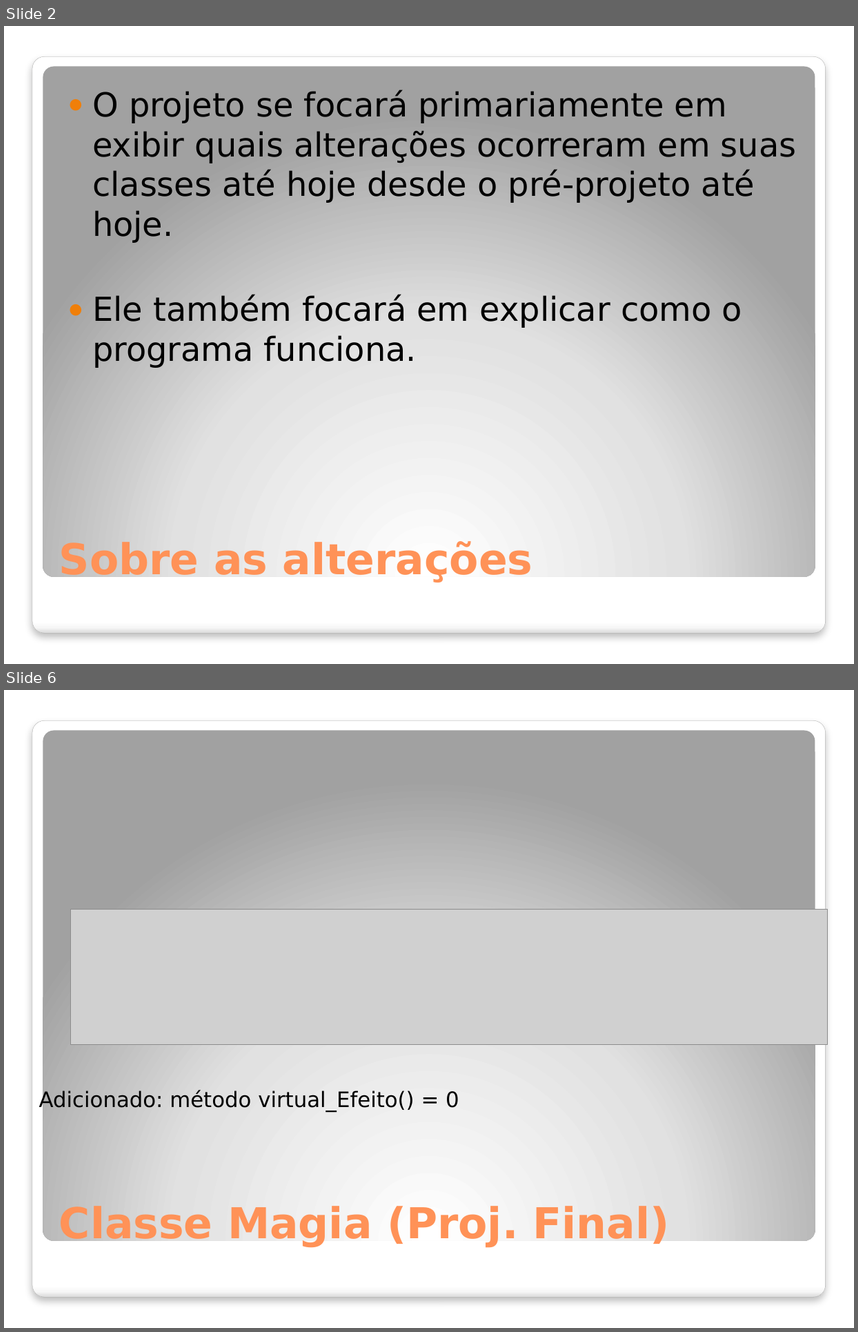
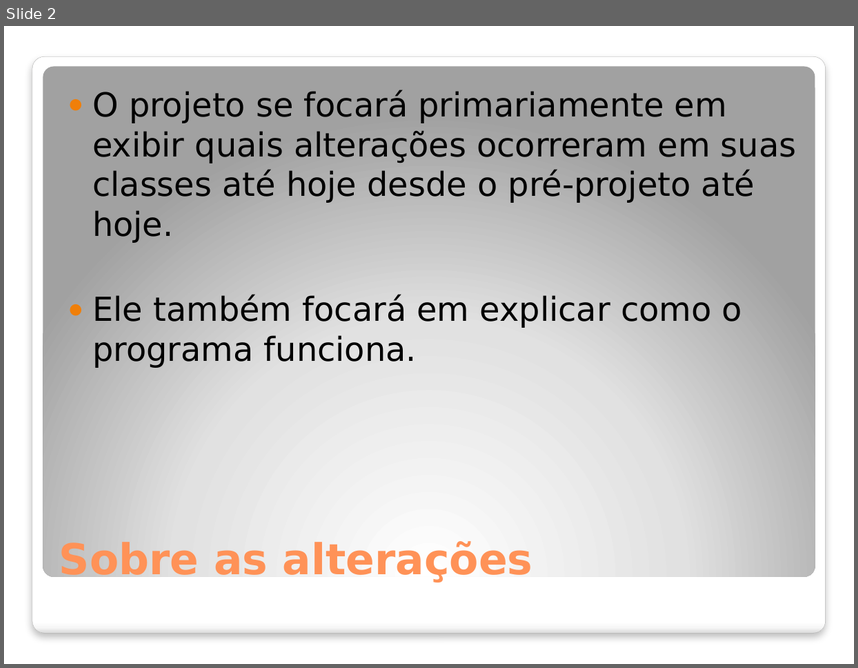
Before and after one commit to Sairaf/ToF2, a slide deck: Apresentação slide/Prog II projeto final.pptx. Shown one above the other, each under a label of ours: slides 2 and 6 before the commit, slide 2 after it; the slides between them are not shown. The pictures are 858x1332 and 858x668 pixels, drawn with LibreOffice and Linux fonts; fonts in the diff are those of the drawing; grey boxes stand for pictures; background and template pictures are left out. Boxes give left, top, right and bottom in pixels: in the first picture for what was removed or moved away, otherwise in the second. Text is boxed around its words. In the diff, an @@ line names an element or a change of style, - is before the commit and + after.

```diff
--- a/Apresentação slide/Prog II projeto final.pptx
+++ b/Apresentação slide/Prog II projeto final.pptx
@@ slide 6 removed at (4, 690, 854, 1328), background picture (left out); not listed: 2 template elements that a slide beside it also shows @@
@@ picture removed at (70, 909, 827, 1045) @@
@@ text removed at (39, 1090, 459, 1112) @@
-Adicionado: método virtual_Efeito() = 0
@@ title removed at (59, 1205, 670, 1248) @@
-Classe Magia (Proj. Final)
```
Also in this commit, not shown: 2 slides changed, 7 slides added, 4 other slides removed, 14 other files.
